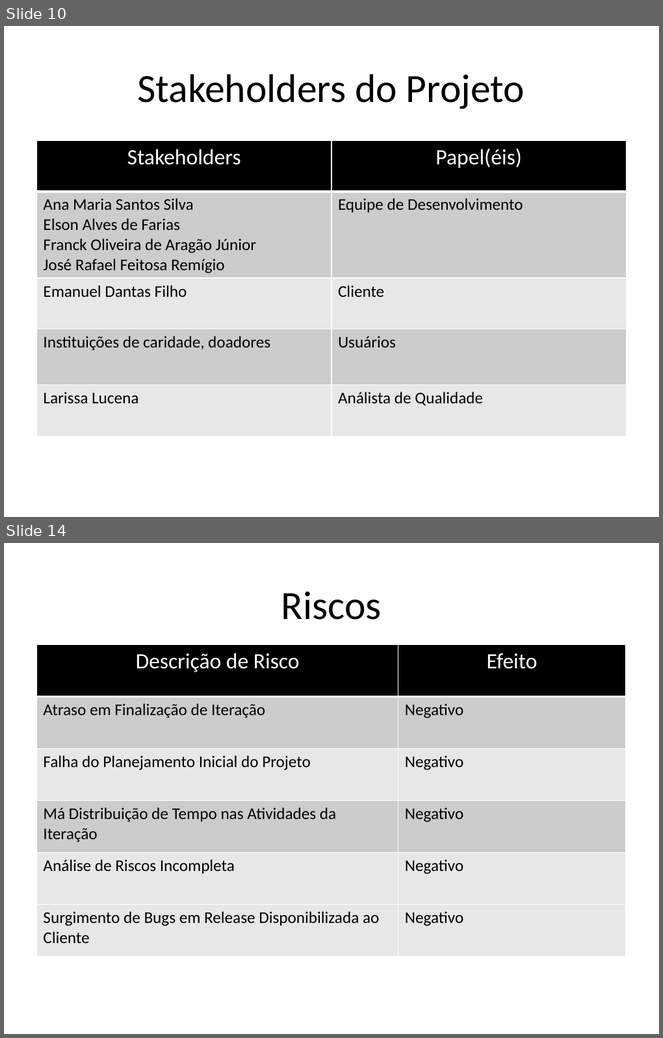
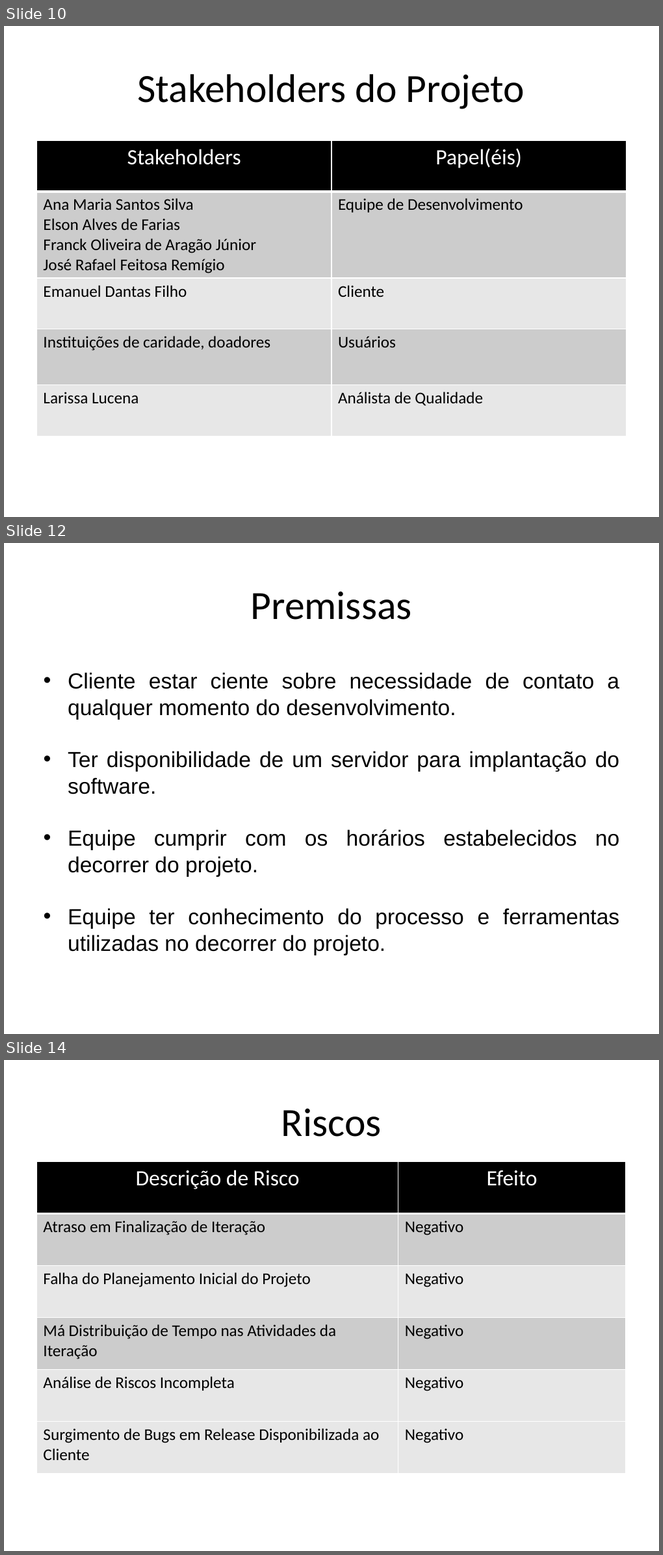
Before and after one commit to AjudeMais/ajudeMais-Projeto, a slide deck: Projeto-AjudeMais/000-Gerência de Projeto/PPJ-Plano de Projeto.pptx. Shown one above the other, each under a label of ours: slides 10 and 14 before the commit, slides 10, 12 and 14 after it; the slides between them are not shown. The pictures are 663x1038 and 663x1555 pixels, drawn with LibreOffice and Linux fonts; fonts in the diff are those of the drawing. Boxes give left, top, right and bottom in pixels: in the first picture for what was removed or moved away, otherwise in the second. Text is boxed around its words. In the diff, an @@ line names an element or a change of style, - is before the commit and + after.

Commit message:
Plano de projeto

```diff
--- a/Projeto-AjudeMais/000-Gerência de Projeto/PPJ-Plano de Projeto.pptx
+++ b/Projeto-AjudeMais/000-Gerência de Projeto/PPJ-Plano de Projeto.pptx
@@ slide 12 added at [4,543,659,1034], background #FFFFFF @@
@@ text added at [251,591,412,620], 44 pt, text #000000 @@
+Premissas
@@ text added at [68,672,620,956], 24 pt, text #000000 @@
+• Cliente estar ciente sobre necessidade de contato a qualquer momento do desenvolvimento.
+• Ter disponibilidade de um servidor para implantação do software.
+• Equipe cumprir com os horários estabelecidos no decorrer do projeto.
+• Equipe ter conhecimento do processo e ferramentas utilizadas no decorrer do projeto.
```
Also in this commit, not shown: 11 slides changed, 1 slide removed, 2 other files.
